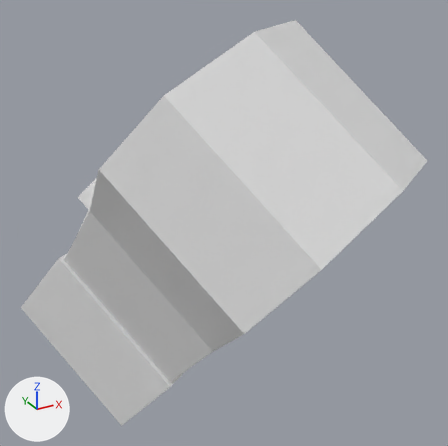
A saved change to the OBJ model resources/rightHand.obj.
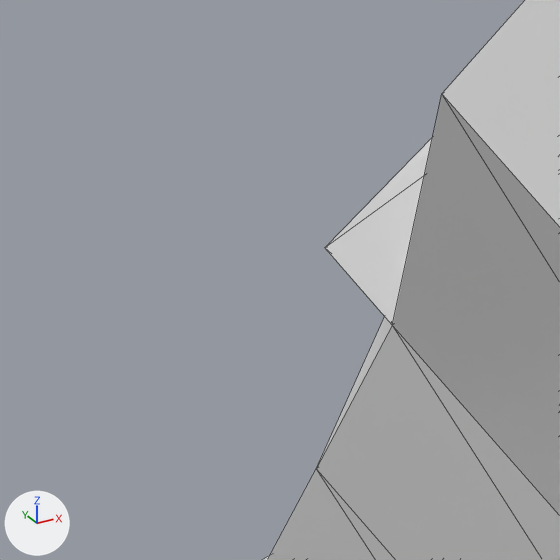
Each version appears first whole from a 50 mm camera at (-1.688, -4.784, 3.065) aimed at (0.646, -0.54, 0.943), and next in a close-up on the part from 4% to 27% of the width and 34% to 57% of the height. Every picture has the same lights, and +X, +Y and +Z are marked at lower left. The close-ups show mesh edges as thin lines. Where no turn or scale is listed for an object, it has been applied to the vertices.

In view in the first close-up: '立方体_立方体.002'.
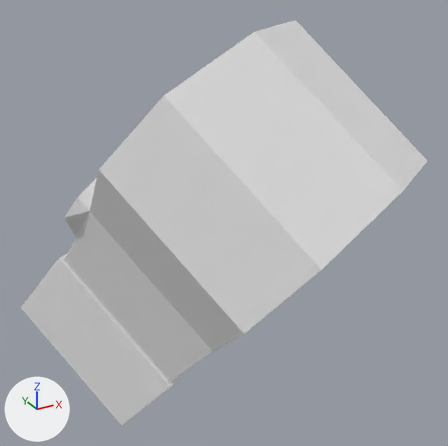
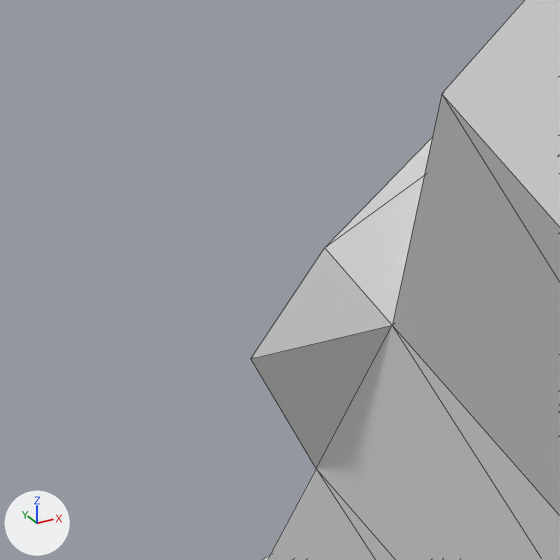
Boxes (x1, y1, x2, y2) around the edits, measured in the close-ups (560 x 560 px; the box of a moved part takes in the faces that stretch with it):
'立方体_立方体.002', reshaped
    before: (263, 0, 560, 560)
    after: (251, 0, 560, 560)
part 1 of me_立方体_立方体_002, moved or reshaped
    before: (316, 316, 392, 468)
    after: (251, 248, 392, 468)

Patch to the scene script:
```diff
--- a/resources/rightHand.obj.py
+++ b/resources/rightHand.obj.py
@@ me_立方体_立方体_002 @@
 me_立方体_立方体_002.from_pydata(...)  # 72 vertices, 140 faces; spans x -0.93..1.98, y -2.24..1.14, z -1.01..2.6
 # used by ob_立方体_立方体_002; location = (0.0, 0.0, 0.0)
-me_立方体_立方体_002.vertices[64].co = (-0.39, -0.16, 1.15)
+# me_立方体_立方体_002 part 1
+me_立方体_立方体_002.vertices[64].co = (-0.63, -0.27, 1.15)  # pixel (250, 358)
 me_立方体_立方体_002.materials.append(mat_none)
```
